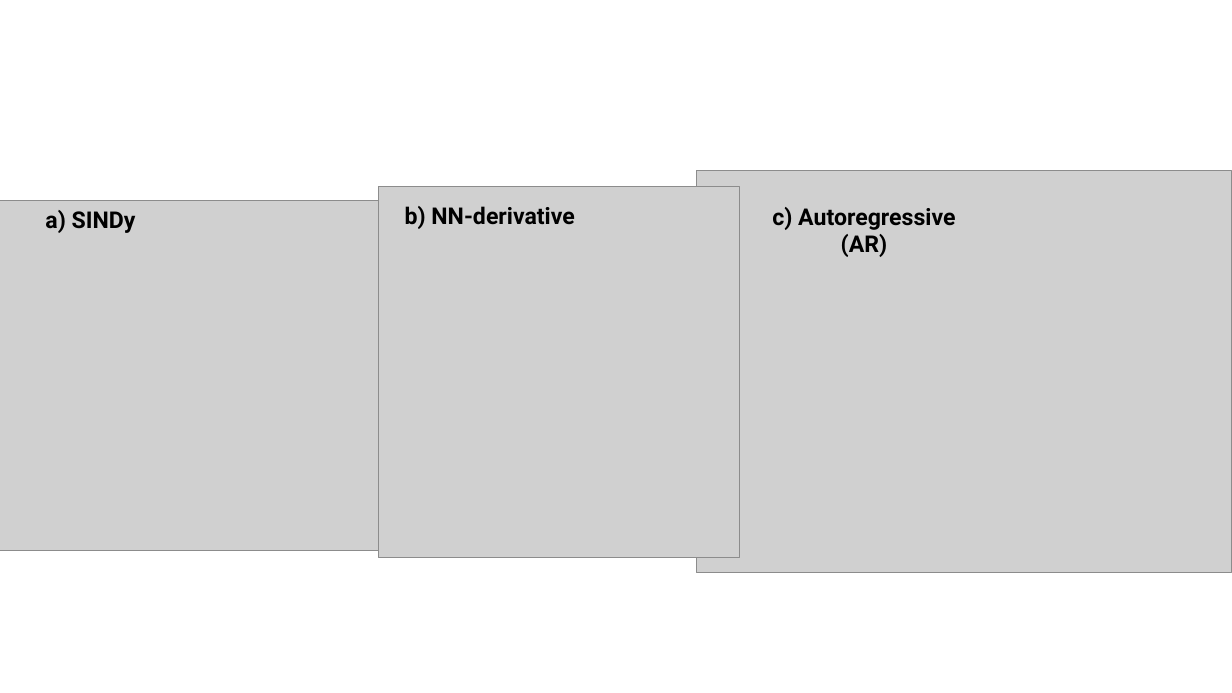
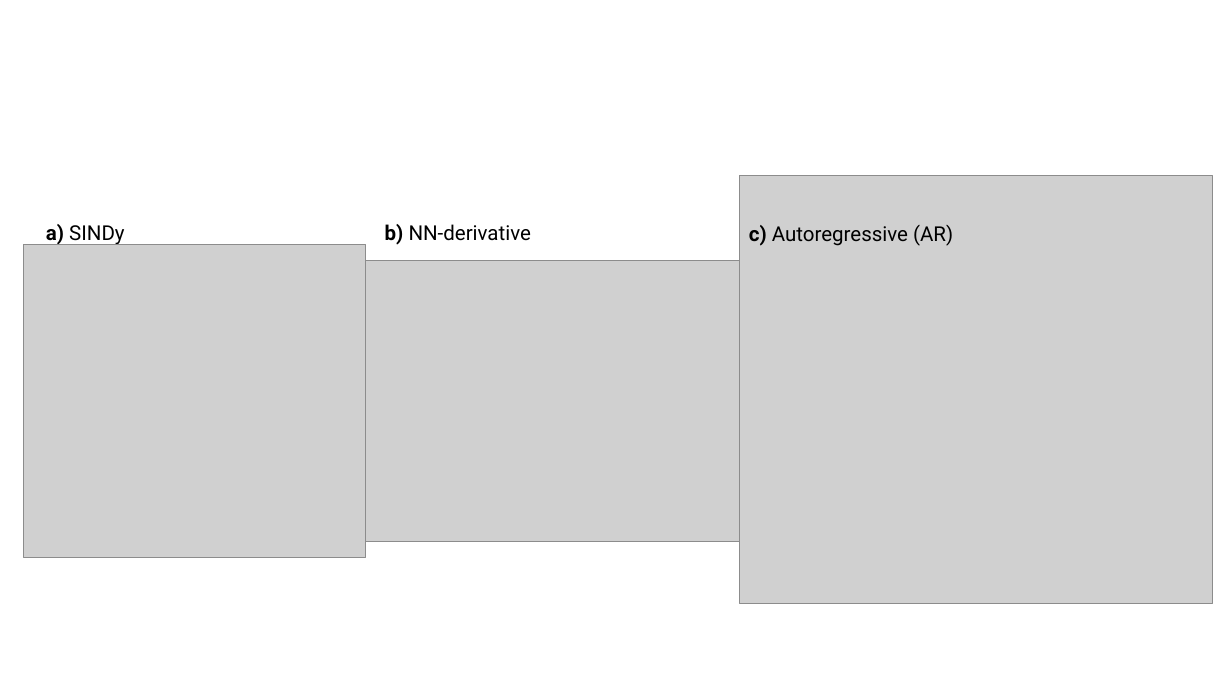
Before and after one commit to LLNL/mphys-surrogate-model, a slide deck: slide 3 of figures/figures.pptx. Drawn at 1232x693 pixels with LibreOffice and Linux fonts; fonts in the diff are those of the drawing; grey boxes stand for pictures. Boxes give left, top, right and bottom in pixels: in the first picture for what was removed or moved away, otherwise in the second. Text is boxed around its words. In the diff, an @@ line names an element or a change of style, - is before the commit and + after.

```diff
--- a/figures/figures.pptx
+++ b/figures/figures.pptx
@@ picture: place and size @@
-picture at [697, 171, 1232, 573]
+picture at [740, 176, 1214, 603]
@@ text "a) SINDy": place and size @@
-text "a) SINDy" at [45, 210, 136, 233]
+text "a) SINDy" at [46, 224, 124, 246]
@@ text "a) SINDy" at [46, 224, 124, 246]: size 18 to 16 pt; bold off in "SINDy"; alignment centre to left @@
@@ text "b) NN-derivative": place and size @@
-text "b) NN-derivative" at [405, 206, 574, 229]
+text "b) NN-derivative" at [385, 224, 531, 245]
@@ text "b) NN-derivative" at [385, 224, 531, 245]: size 18 to 16 pt; bold off in "NN-derivative"; alignment centre to left @@
@@ text "c) Autoregressive (AR)": place and size @@
-text "c) Autoregressive (AR)" at [772, 207, 955, 257]
+text "c) Autoregressive (AR)" at [749, 225, 953, 246]
@@ text "c) Autoregressive (AR)" at [749, 225, 953, 246]: size 18 to 16 pt, bold off; alignment centre to left @@
@@ picture: place and size @@
-picture at [0, 201, 379, 551]
+picture at [24, 244, 366, 557]
@@ picture: place and size @@
-picture at [379, 186, 740, 557]
+picture at [366, 261, 751, 542]
```
Also in this commit, not shown: 2 other slides changed, 21 other files.
